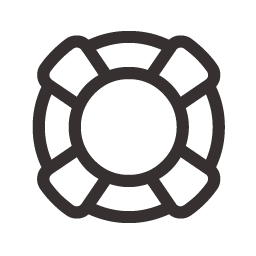
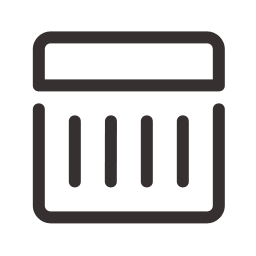
Two versions of the same layered image (256x256). Layer-by-layer changes:
hid group "help" (1 layers) over [32, 31, 225, 223]
added group "upcoming" with 1 layers above "calendar" over [32, 31, 225, 224]
added layer "P copy" (1st of 2, in "upcoming") in group "upcoming" over [32, 31, 225, 224]
